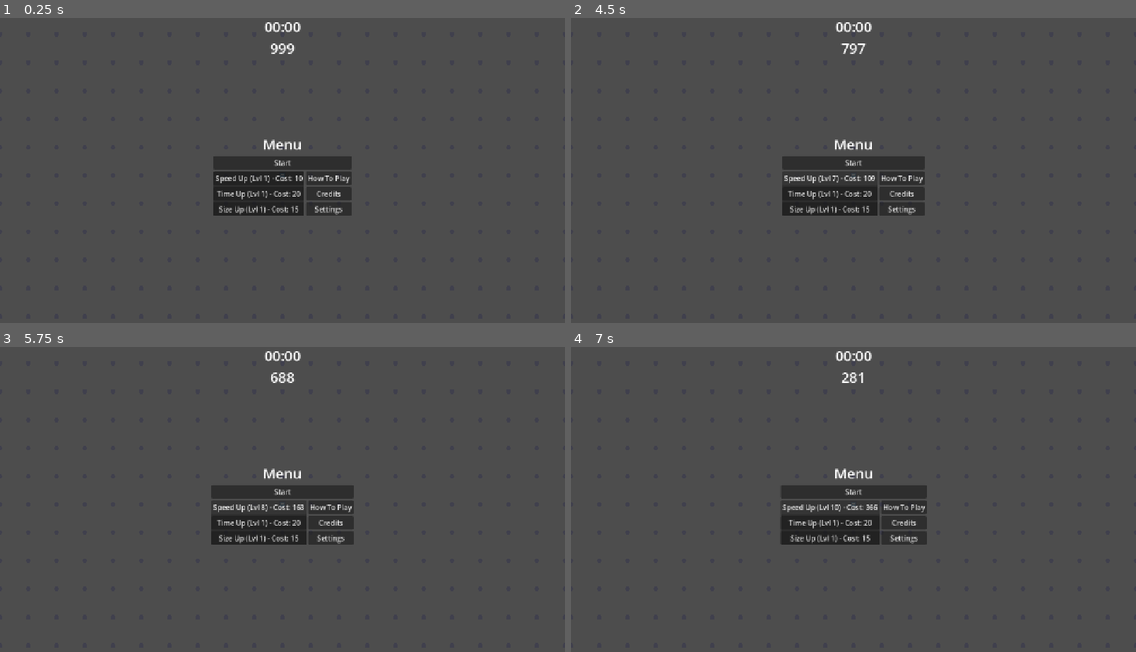
Above: before the commit, frames 1-4 (two rows, left to right).
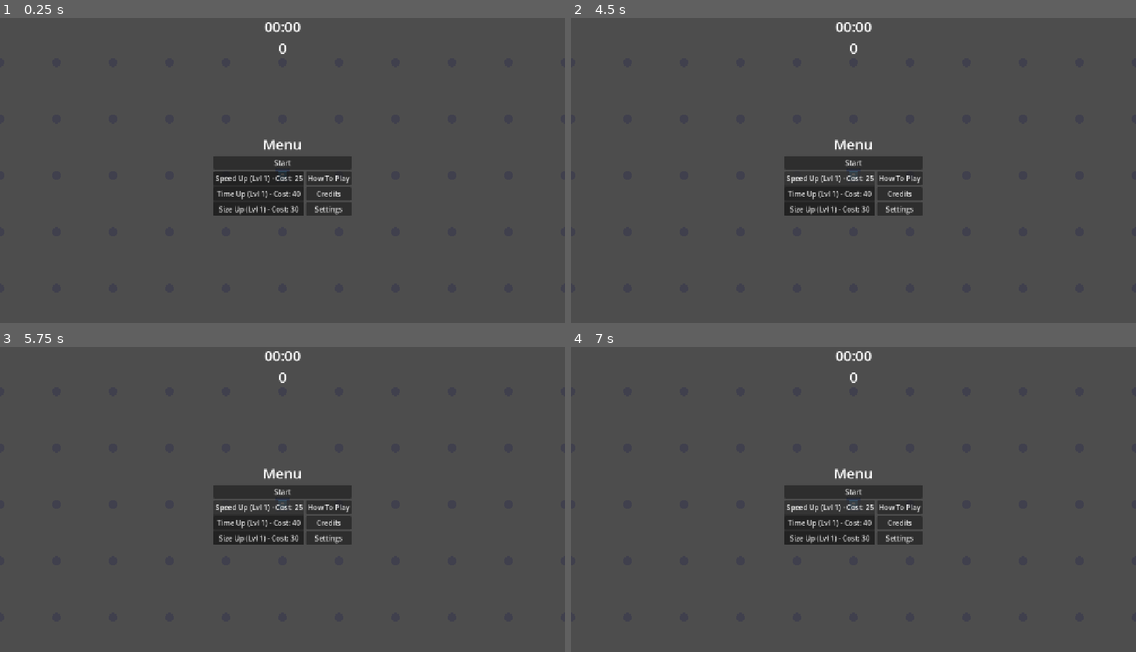
Above: after the commit, the same moments.

Repository: HoleInOneGolfer/GMTK-2026
Game: Godot game, scene res://scenes/main.tscn
Two runs of this game, one before a commit and one after it. Both use one fixed random seed, a clock stepped at 60 frames per second and the inputs below. The engine's default icon, where the game draws it, is replaced by a stand-in: a white triangle on a blue panel in a dark square.
Inputs:
- Up to frame 1 (0.25 s): no input
- Up to frame 2 (4.5 s): click "Speed Up (Lvl 1) - Cost: 10" (after the commit: "Speed Up (Lvl 1) - Cost: 25") at 0.5 s; click "Speed Up (Lvl 2) - Cost: 15" (after the commit: "Speed Up (Lvl 1) - Cost: 25") at 1.25 s; click "Speed Up (Lvl 3) - Cost: 22" (after the commit: "Speed Up (Lvl 1) - Cost: 25") at 2 s; click "Speed Up (Lvl 4) - Cost: 33" (after the commit: "Speed Up (Lvl 1) - Cost: 25") at 2.75 s; click "Speed Up (Lvl 5) - Cost: 49" (after the commit: "Speed Up (Lvl 1) - Cost: 25") at 3.5 s; click "Speed Up (Lvl 6) - Cost: 73" (after the commit: "Speed Up (Lvl 1) - Cost: 25") at 4.25 s
- Up to frame 3 (5.75 s): click "Speed Up (Lvl 7) - Cost: 109" (after the commit: "Speed Up (Lvl 1) - Cost: 25") at 5 s
- Up to frame 4 (7 s): click "Speed Up (Lvl 8) - Cost: 163" (after the commit: "Speed Up (Lvl 1) - Cost: 25") at 5.75 s; click "Speed Up (Lvl 9) - Cost: 244" (after the commit: "Speed Up (Lvl 1) - Cost: 25") at 6.5 s

The runs differ from the first frame. In frame 1, 0.1% of the frame differs, in the area x 47-54%, y 8-64%; in frame 2, 0.7%; in frame 3, 0.7%; in frame 4, 1.1%, in the area x 37-63%, y 8-65%.

Commit message:
basic version of the game working

Diff:
--- a/project.godot
+++ b/project.godot
@@ -49,6 +49,11 @@
 ]
 }
 
+[layer_names]
+
+2d_physics/layer_1="Player"
+2d_physics/layer_2="Collectibles"
+
 [physics]
 
 3d/physics_engine="Jolt Physics"
--- /dev/null
+++ b/scenes/collectible.tscn
@@ -0,0 +1,17 @@
+[gd_scene format=3 uid="uid://1hvy4d6cbgls"]
+
+[ext_resource type="Script" uid="uid://dpjdwdxiewre8" path="res://scripts/collectible.gd" id="1_bkg8t"]
+[ext_resource type="Texture2D" uid="uid://dj7ab1bhan6dj" path="res://builds/html/index.icon.png" id="2_1pg6c"]
+
+[sub_resource type="CircleShape2D" id="CircleShape2D_bhunq"]
+
+[node name="Area2D" type="Area2D" unique_id=1741716571]
+collision_layer = 2
+script = ExtResource("1_bkg8t")
+
+[node name="Sprite2D" type="Sprite2D" parent="." unique_id=1250198622]
+scale = Vector2(0.028753992, 0.028754072)
+texture = ExtResource("2_1pg6c")
+
+[node name="CollisionShape2D" type="CollisionShape2D" parent="." unique_id=1688511050]
+shape = SubResource("CircleShape2D_bhunq")
--- /dev/null
+++ b/scenes/collectible_spawner.tscn
@@ -0,0 +1,6 @@
+[gd_scene format=3 uid="uid://c58cdr1c2rusu"]
+
+[ext_resource type="Script" uid="uid://b1pncudk3wkem" path="res://scripts/collectible_spawner.gd" id="1_63qh1"]
+
+[node name="collectible_spawner" type="Node2D" unique_id=1079628434]
+script = ExtResource("1_63qh1")
--- a/scenes/main.tscn
+++ b/scenes/main.tscn
@@ -1,10 +1,14 @@
 [gd_scene format=3 uid="uid://csi86m7rghnqk"]
 
 [ext_resource type="PackedScene" uid="uid://cnt7cah78t0v5" path="res://scenes/player.tscn" id="1_o5qli"]
+[ext_resource type="Script" uid="uid://iwu0djlku0hy" path="res://scripts/main.gd" id="1_tefeu"]
 [ext_resource type="PackedScene" uid="uid://dhnlh73oxr0ai" path="res://scenes/ui.tscn" id="2_0wfyh"]
 [ext_resource type="Script" uid="uid://dlvjrsmft6a0v" path="res://scripts/game_area.gd" id="2_sugp2"]
+[ext_resource type="PackedScene" uid="uid://c58cdr1c2rusu" path="res://scenes/collectible_spawner.tscn" id="4_tbgi4"]
+[ext_resource type="PackedScene" uid="uid://1hvy4d6cbgls" path="res://scenes/collectible.tscn" id="5_tefeu"]
 
 [node name="Main" type="Node2D" unique_id=1892159346]
+script = ExtResource("1_tefeu")
 
 [node name="Player" parent="." unique_id=1945655462 instance=ExtResource("1_o5qli")]
 
@@ -14,3 +18,7 @@
 dot_radius = 5.0
 
 [node name="UI" parent="." unique_id=1292629276 instance=ExtResource("2_0wfyh")]
+
+[node name="collectible_spawner" parent="." unique_id=1079628434 node_paths=PackedStringArray("player") instance=ExtResource("4_tbgi4")]
+player = NodePath("../Player")
+collectible_scenes = Array[PackedScene]([ExtResource("5_tefeu")])
--- a/scenes/player.tscn
+++ b/scenes/player.tscn
@@ -9,6 +9,7 @@
 script = ExtResource("1_3vyb7")
 
 [node name="Camera2D" type="Camera2D" parent="." unique_id=1130546749]
+zoom = Vector2(2, 2)
 
 [node name="CollisionShape2D" type="CollisionShape2D" parent="." unique_id=1659465595]
 shape = SubResource("CircleShape2D_bhunq")
--- a/scenes/ui.tscn
+++ b/scenes/ui.tscn
@@ -21,7 +21,6 @@
 menu_node = NodePath("MENU")
 timer_label = NodePath("HUD/VBoxContainer/TimerLabel")
 score_label = NodePath("HUD/VBoxContainer/ScoreLabel")
-round_duration = 5.0
 
 [node name="HUD" type="Control" parent="." unique_id=917895727]
 layout_mode = 3
--- a/scripts/GameManager.gd
+++ b/scripts/GameManager.gd
@@ -1,29 +1,60 @@
 extends Node
 
-var score: int = 999
+signal game_over
+signal round_started
+
+var score: int = 0
 
 # Upgrade Levels
 var speed_level: int = 1
 var size_level: int = 1
 var time_level: int = 1
 
-# Upgrade Costs
-var speed_cost: int = 10
-var size_cost: int = 15
-var time_cost: int = 20
+# Upgrade Costs (Starting higher)
+var speed_cost: int = 25
+var size_cost: int = 30
+var time_cost: int = 40
 
-# Stat multipliers or additive bonuses
+# Round Configuration & State
+var round_duration: float = 15.0
+var time_left: float = 0.0
+var round_active: bool = false
+
+func _process(delta: float) -> void:
+	if not round_active:
+		return
+
+	time_left = max(0.0, time_left - delta)
+
+	if time_left <= 0.0:
+		end_game()
+
+func start_new_round() -> void:
+	# Clear out any leftover collectibles from previous rounds instantly
+	get_tree().call_group("collectibles", "queue_free")
+
+	time_left = round_duration + get_bonus_time()
+	round_active = true
+	get_tree().paused = false
+	round_started.emit()
+
+func end_game() -> void:
+	if not round_active:
+		return
+	round_active = false
+	get_tree().paused = true
+	game_over.emit()
+
+# Diminishing returns formula: Smaller increase per level, but uncapped
 func get_player_speed_multiplier() -> float:
-	# Example: each level adds 15% speed
-	return 1.0 + (speed_level - 1) * 0.15
+	# Each level now adds a smaller 5% increase instead of 15%
+	return 1.0 + (speed_level - 1) * 0.05
 
 func get_player_size_multiplier() -> float:
-	# Example: each level increases size slightly (or decreases if that's the goal)
-	return 1.0 + (size_level - 1) * 0.10
+	return 1.0 + (size_level - 1) * 0.05
 
 func get_bonus_time() -> float:
-	# Example: total bonus seconds added to round duration based on time level
-	return float((time_level - 1) * 5.0)
+	return float((time_level - 1) * 2.5)
 
 func can_afford(cost: int) -> bool:
 	return score >= cost
--- /dev/null
+++ b/scripts/collectible.gd
@@ -0,0 +1,20 @@
+extends Area2D
+
+enum Type { TREASURE, HAZARD }
+@export var item_type: Type = Type.TREASURE
+@export var point_value: int = 10
+
+func _ready() -> void:
+	add_to_group("collectibles")
+	body_entered.connect(_on_body_entered)
+
+func _on_body_entered(body: Node2D) -> void:
+	if item_type == Type.HAZARD:
+		if body.has_method("die"):
+			body.die()
+		else:
+			GameManager.score = max(0, GameManager.score - abs(point_value))
+	else:
+		GameManager.score += point_value
+
+	queue_free()
--- /dev/null
+++ b/scripts/collectible_spawner.gd
@@ -0,0 +1,53 @@
+extends Node
+
+@export var player: Node2D
+@export var collectible_scenes: Array[PackedScene] = []
+@export var spawn_interval: float = 1.5
+@export var spawn_margin: float = 100.0
+
+var timer: float = 0.0
+
+func _process(delta: float) -> void:
+	if get_tree().paused or not player:
+		return
+
+	timer += delta
+	if timer >= spawn_interval:
+		timer = 0.0
+		spawn_item()
+
+func spawn_item() -> void:
+	if collectible_scenes.is_empty():
+		return
+
+	var random_scene = collectible_scenes[randi() % collectible_scenes.size()]
+	if not random_scene:
+		return
+
+	var viewport := get_viewport()
+	var cam := viewport.get_camera_2d()
+	var screen_size := viewport.get_visible_rect().size
+	var cam_pos = cam.global_position if cam else player.global_position
+
+	var half_width = (screen_size.x / 2.0) + spawn_margin
+	var half_height = (screen_size.y / 2.0) + spawn_margin
+
+	var spawn_pos := Vector2.ZERO
+	var side = randi() % 4
+
+	match side:
+		0: # Top
+			spawn_pos = cam_pos + Vector2(randf_range(-half_width, half_width), -half_height)
+		1: # Bottom
+			spawn_pos = cam_pos + Vector2(randf_range(-half_width, half_width), half_height)
+		2: # Left
+			spawn_pos = cam_pos + Vector2(-half_width, randf_range(-half_height, half_height))
+		3: # Right
+			spawn_pos = cam_pos + Vector2(half_width, randf_range(-half_height, half_height))
+
+	var instance = random_scene.instantiate() as Node2D
+	if not instance:
+		return
+
+	instance.global_position = spawn_pos
+	get_tree().current_scene.add_child(instance)
--- /dev/null
+++ b/scripts/main.gd
@@ -0,0 +1,14 @@
+extends Node
+
+func _ready() -> void:
+	GameManager.round_started.connect(_on_round_started)
+	GameManager.game_over.connect(_on_game_over)
+
+	# Start paused in the menu
+	get_tree().paused = true
+
+func _on_round_started() -> void:
+	get_tree().paused = false
+
+func _on_game_over() -> void:
+	get_tree().paused = true
--- a/scripts/menu.gd
+++ b/scripts/menu.gd
@@ -13,7 +13,6 @@
 
 func _ready() -> void:
 	_connect_buttons()
-	# Start with shop or default view visible, sub-panels hidden
 	_show_only_panel(shop_panel)
 
 func _connect_buttons() -> void:
@@ -27,11 +26,7 @@
 		settings_button.pressed.connect(_on_settings_pressed)
 
 func _on_start_pressed() -> void:
-	var ui_node = get_parent()
-	if ui_node and ui_node.has_method("start_new_round"):
-		ui_node.start_new_round()
-	else:
-		print_debug("Error: Parent UI node or start_new_round function not found!")
+	GameManager.start_new_round()
 
 func _on_how_to_play_pressed() -> void:
 	_toggle_panel(how_to_play_panel)
@@ -45,13 +40,13 @@
 func _toggle_panel(target_panel: Control) -> void:
 	if not target_panel:
 		return
-	# If the target is already visible, toggle back to the shop/default view. Otherwise, show it exclusively.
 	if target_panel.visible:
 		_show_only_panel(shop_panel)
 	else:
 		_show_only_panel(target_panel)
 
 func _show_only_panel(active_panel: Control) -> void:
+	# if shop_panel: shop_panel.visible = (shop_panel == active_panel)
 	if how_to_play_panel: how_to_play_panel.visible = (how_to_play_panel == active_panel)
 	if credits_panel: credits_panel.visible = (credits_panel == active_panel)
 	if settings_panel: settings_panel.visible = (settings_panel == active_panel)
--- a/scripts/player.gd
+++ b/scripts/player.gd
@@ -7,21 +7,14 @@
 func _ready() -> void:
 	apply_size_upgrade()
 
-func _physics_process(delta: float) -> void:
-	# Keep size updated if upgrades happen during runtime
+func _physics_process(_delta: float) -> void:
 	apply_size_upgrade()
-
-	# 1. Look at the mouse cursor
 	look_at(get_global_mouse_position())
 
-	# 2. Get raw inputs (-1 to 1)
 	var forward_backward := Input.get_axis("move_forward", "move_backward")
 	var left_right := Input.get_axis("move_left", "move_right")
-
-	# Fetch the current global speed multiplier from GameManager
 	var global_speed_mult = GameManager.get_player_speed_multiplier()
 
-	# 3. Build velocity using cleaner approach + GameManager speed multiplier
 	var final_velocity = Vector2.ZERO
 	if forward_backward < 0:
 		final_velocity += transform.x * -forward_backward * (forward_speed * global_speed_mult)
@@ -34,5 +27,7 @@
 	move_and_slide()
 
 func apply_size_upgrade() -> void:
-	var size_mult = GameManager.get_player_size_multiplier()
-	scale = Vector2.ONE * size_mult
+	scale = Vector2.ONE * GameManager.get_player_size_multiplier()
+
+func die() -> void:
+	GameManager.end_game()
--- a/scripts/shop_panel.gd
+++ b/scripts/shop_panel.gd
@@ -23,19 +23,19 @@
 	if GameManager.can_afford(GameManager.speed_cost):
 		GameManager.spend_score(GameManager.speed_cost)
 		GameManager.speed_level += 1
-		GameManager.speed_cost = int(GameManager.speed_cost * 1.5)
+		GameManager.speed_cost = int(GameManager.speed_cost * 2.0)
 		update_button_labels()
 
 func _on_size_pressed() -> void:
 	if GameManager.can_afford(GameManager.size_cost):
 		GameManager.spend_score(GameManager.size_cost)
 		GameManager.size_level += 1
-		GameManager.size_cost = int(GameManager.size_cost * 1.5)
+		GameManager.size_cost = int(GameManager.size_cost * 2.0)
 		update_button_labels()
 
 func _on_time_pressed() -> void:
 	if GameManager.can_afford(GameManager.time_cost):
 		GameManager.spend_score(GameManager.time_cost)
 		GameManager.time_level += 1
-		GameManager.time_cost = int(GameManager.time_cost * 1.5)
+		GameManager.time_cost = int(GameManager.time_cost * 2.0)
 		update_button_labels()
--- a/scripts/ui.gd
+++ b/scripts/ui.gd
@@ -5,52 +5,32 @@
 @export var timer_label: Label
 @export var score_label: Label
 
-@export var round_duration: float = 60.0
+func _ready() -> void:
+	GameManager.game_over.connect(_on_game_over)
+	GameManager.round_started.connect(_on_round_started)
+	_set_ui_state(false)
 
-var time_left: float = 0.0
-var round_active: bool = false
-
-func _ready() -> void:
-	end_round()
-
-func _process(delta: float) -> void:
-	# Always update the score label so the shop shows currency changes in real-time
+func _process(_delta: float) -> void:
 	_update_hud_display()
 
-	if not round_active:
-		return
-
-	time_left = max(0.0, time_left - delta)
-
-	if time_left <= 0.0:
-		end_round()
-
-func start_new_round() -> void:
-	time_left = round_duration + GameManager.get_bonus_time()
-	round_active = true
+func _on_round_started() -> void:
 	_set_ui_state(true)
 
-func end_round() -> void:
-	round_active = false
+func _on_game_over() -> void:
 	_set_ui_state(false)
 
 func _set_ui_state(in_game: bool) -> void:
-	# HUD is always visible now, whether in-game or in the menu
 	if hud_node:
 		hud_node.visible = true
 
-	# Menu only shows when NOT in-game
 	if menu_node:
 		menu_node.visible = not in_game
-
-	# Pause the game tree when the menu is up, unpause when playing
-	get_tree().paused = not in_game
 
 func _update_hud_display() -> void:
 	if score_label:
 		score_label.text = str(GameManager.score)
 
-	if timer_label and round_active:
-		var seconds = floori(time_left)
-		var milliseconds = floori((time_left - seconds) * 100)
+	if timer_label and GameManager.round_active:
+		var seconds = floori(GameManager.time_left)
+		var milliseconds = floori((GameManager.time_left - seconds) * 100)
 		timer_label.text = "%02d:%02d" % [seconds, milliseconds]
Not shown, added: scripts/collectible.gd.uid
Not shown, added: scripts/collectible_spawner.gd.uid
Not shown, added: scripts/main.gd.uid
